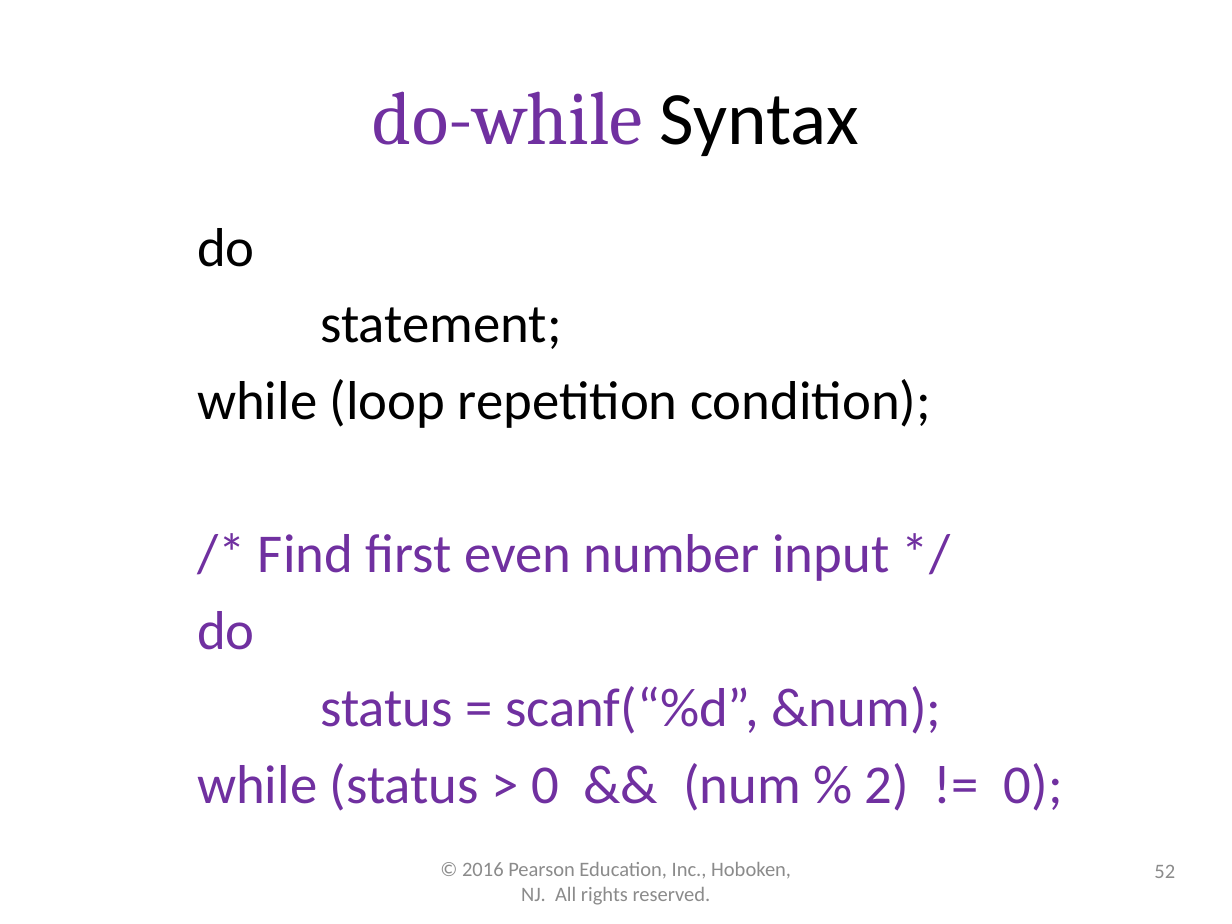
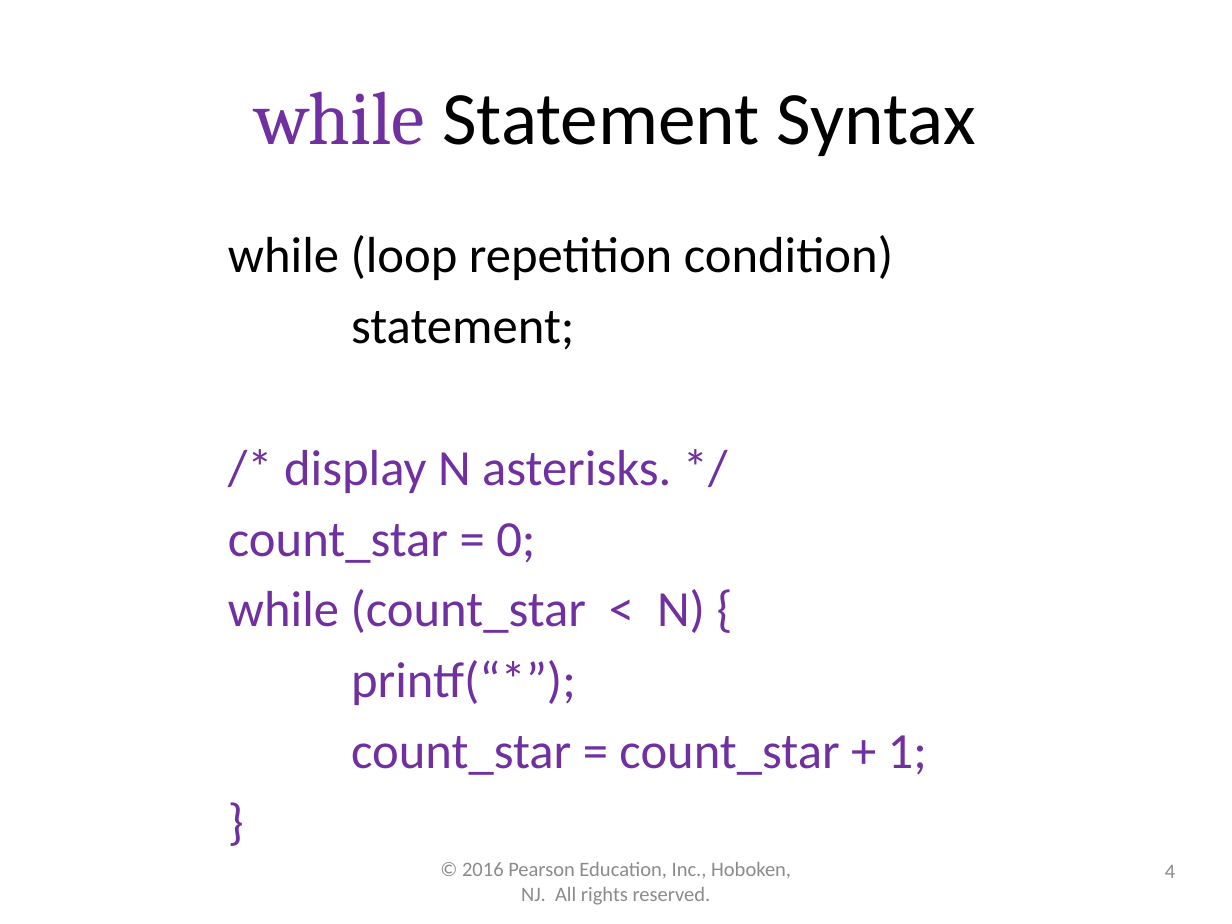
Before and after one commit to lgw2/lgw2.github.io, a slide deck: slide 4 of _teaching/csci112-fall-2023/lectures/ppts/Chapter5.pptx (slide 52 before the commit). Drawn at 1232x924 pixels with LibreOffice and Linux fonts; fonts in the diff are those of the drawing. Boxes give left, top, right and bottom in pixels: in the first picture for what was removed or moved away, otherwise in the second. Text is boxed around its words. In the diff, an @@ line names an element or a change of style, - is before the commit and + after.

```diff
--- a/_teaching/csci112-fall-2023/lectures/ppts/Chapter5.pptx
+++ b/_teaching/csci112-fall-2023/lectures/ppts/Chapter5.pptx
@@ title at (x1=255, y1=91, x2=976, y2=156): text changed; font Cambria to Calibri; text colour #7030A0 to #000000 @@
-do-while Syntax
+while Statement Syntax
@@ text "while (loop repetition condition)" moved from (x1=197, y1=228, x2=1063, y2=811) to (x1=228, y1=235, x2=927, y2=775) @@
@@ text at (x1=228, y1=235, x2=893, y2=280): text changed; size 32 to 29.6 pt @@
-do
+while (loop repetition condition)
@@ text at (x1=351, y1=311, x2=574, y2=350): size 32 to 29.6 pt in "statement;" @@
@@ text at (x1=228, y1=450, x2=927, y2=775): text changed; size 32 to 29.6 pt @@
-while (loop repetition condition);
-/* Find first even number input */
-do
-status = scanf(“%d”, &num);
-while (status > 0 && (num % 2) != 0);
+/* display N asterisks. */
+count_star = 0;
+while (count_star < N) {
+printf(“*”);
+count_star = count_star + 1;
+}
@@ page number at (x1=1165, y1=865, x2=1175, y2=878): text changed @@
-52
+4
```
Also in this commit, not shown: 3 other slides changed, 4 slides removed, 3 other files.
